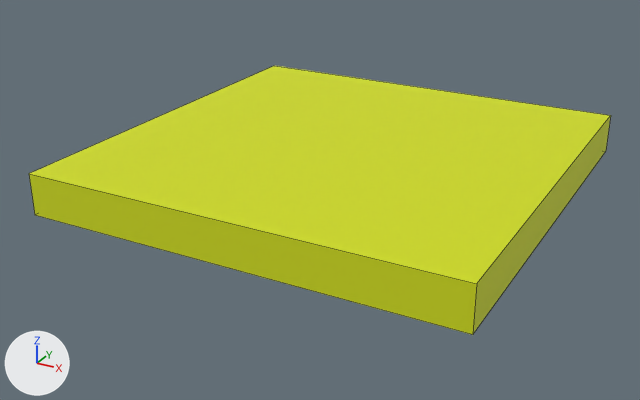
Before and after pictures for a commit that changed the OBJ model docs/models/argon/argon.obj.
Camera for both pictures: a 50 mm lens placed at (4.64, -9.06, 3.94), pointed at (-0.17, -0.34, -0.42). The axes (+X, +Y, +Z) are drawn at lower left. The lights are the same throughout. Mesh edges are drawn as thin lines. Where no turn or scale is listed for an object, it has been applied to the vertices.
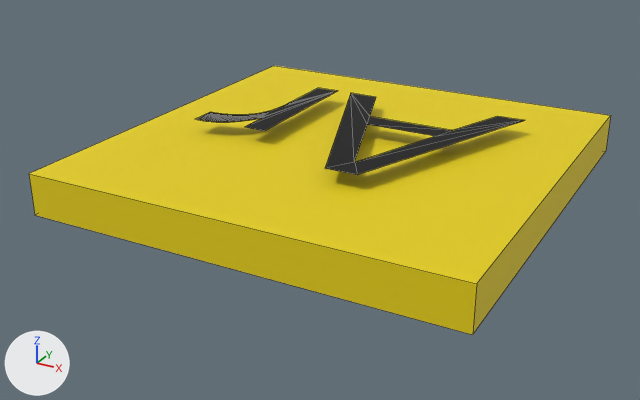
Boxes [x1, y1, x2, y2] around the edits, measured in the pictures (640 x 400 px):
'Text_Text.001', reshaped (not visible before): after [196, 88, 525, 175]
part 1 of me_cube_001, recoloured: [29, 66, 611, 335] in both

What changed in the scene script:
```text
Add mat_material:
    mat_material = principled_material('Material')
    mat_material.base_color = (0.8, 0.63, 0.000158)  # yellow #e7d001
    mat_material.roughness = 0.69
Change me_cube_001:
    where me_cube_001.from_pydata(...)  # 8 vertices, 6 faces; spans x -2.6..2.6, y -2.6..2.6, z -0.25..0.25
    used by ob_cube_001; location = (0.0, 0.0, 0.0)
    me_cube_001 part 1: 6 faces spanning x -2.6..2.6, y -2.6..2.6, z -0.25..0.25 switch from mat_material_002 (yellow #d1de0e) to mat_material (yellow #e7d001)
Change me_text_text_001:
    used by ob_text_text_001; location = (0.0, 0.0, 0.0)
    remove me_text_text_001.from_pydata(...)  # 91 vertices, 89 faces; spans x -1.76..1.83, y -1.28..1.31, z -0.32
    add me_text_text_001.from_pydata(...)  # 91 vertices, 89 faces; spans x -1.76..1.83, y -1.31..1.28, z 0.45
    me_text_text_001 part 2: the whole mesh is rebuilt
```
